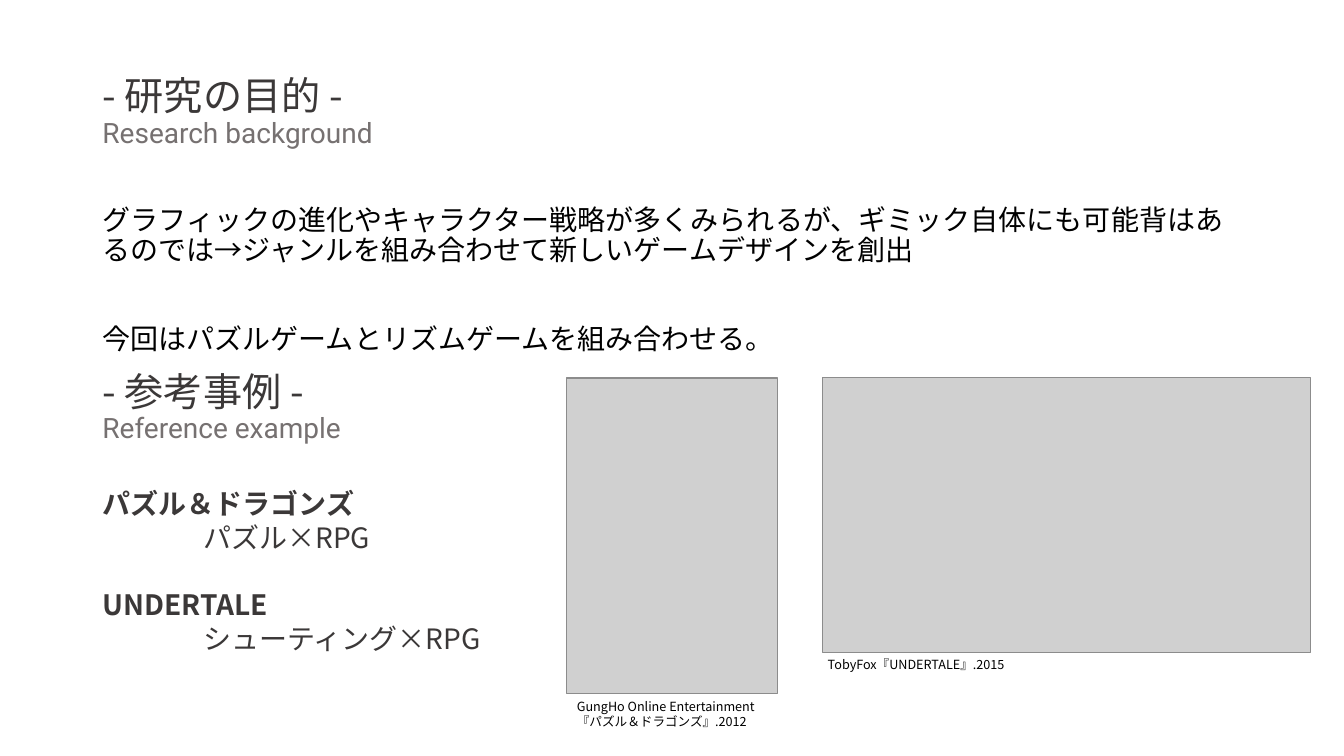
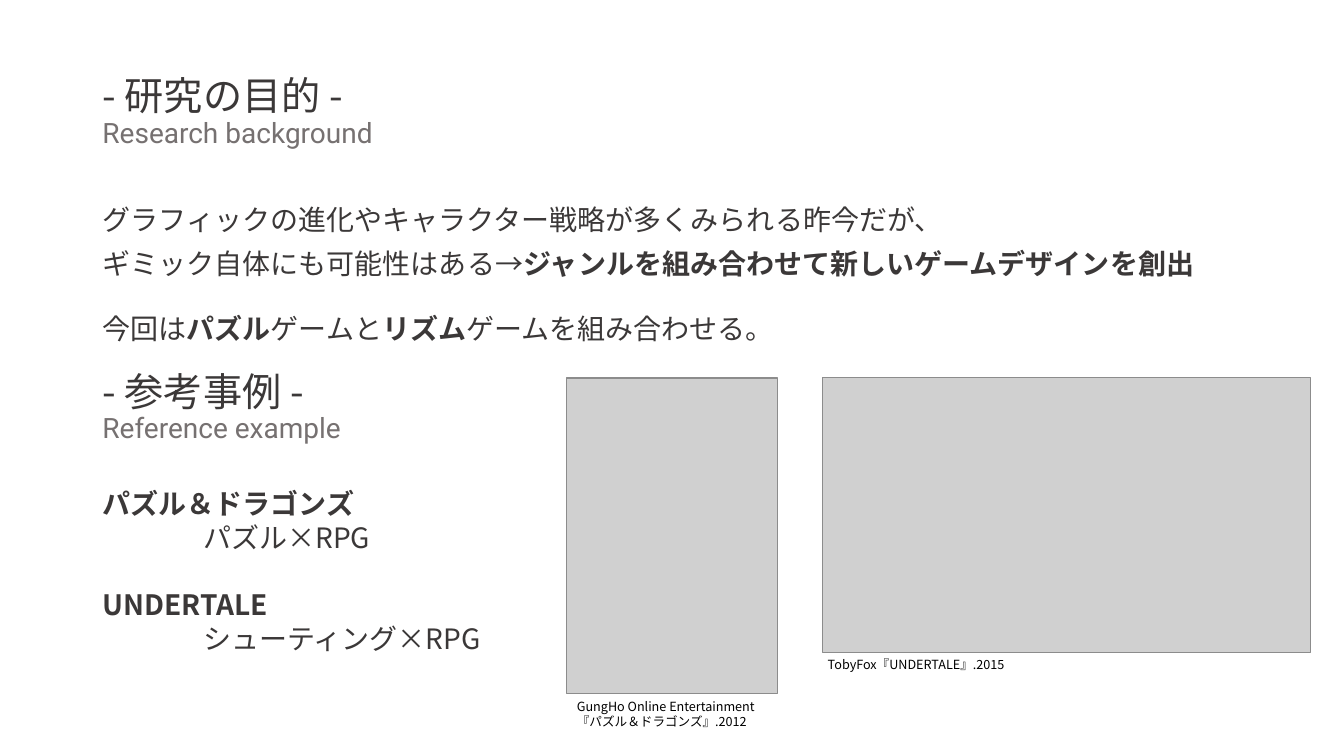
Before and after one commit to sakamana/PuzzleSoundGames, a slide deck: slide 3 of 卒研発表会.pptx. Drawn at 1344x756 pixels with LibreOffice and Linux fonts; fonts in the diff are those of the drawing; grey boxes stand for pictures. Boxes give left, top, right and bottom in pixels: in the first picture for what was removed or moved away, otherwise in the second. Text is boxed around its words. In the diff, an @@ line names an element or a change of style, - is before the commit and + after.

```diff
--- a/卒研発表会.pptx
+++ b/卒研発表会.pptx
@@ text at bbox=[102, 206, 1194, 277]: text changed; text colour #000000 to #3B3838 @@
-グラフィックの進化やキャラクター戦略が多くみられるが、ギミック自体にも可能背はあるのでは→ジャンルを組み合わせて新しいゲームデザインを創出
+グラフィックの進化やキャラクター戦略が多くみられる昨今だが、
+ギミック自体にも可能性はある→ジャンルを組み合わせて新しいゲームデザインを創出
@@ text at bbox=[102, 315, 774, 342]: text colour #000000 to #3B3838, bold on in "今回はパズルゲームとリズムゲームを組み合わせる。"; line spacing 0.9 to 1.5 @@
```
Also in this commit, not shown: 3 other slides changed, 3 other files.
